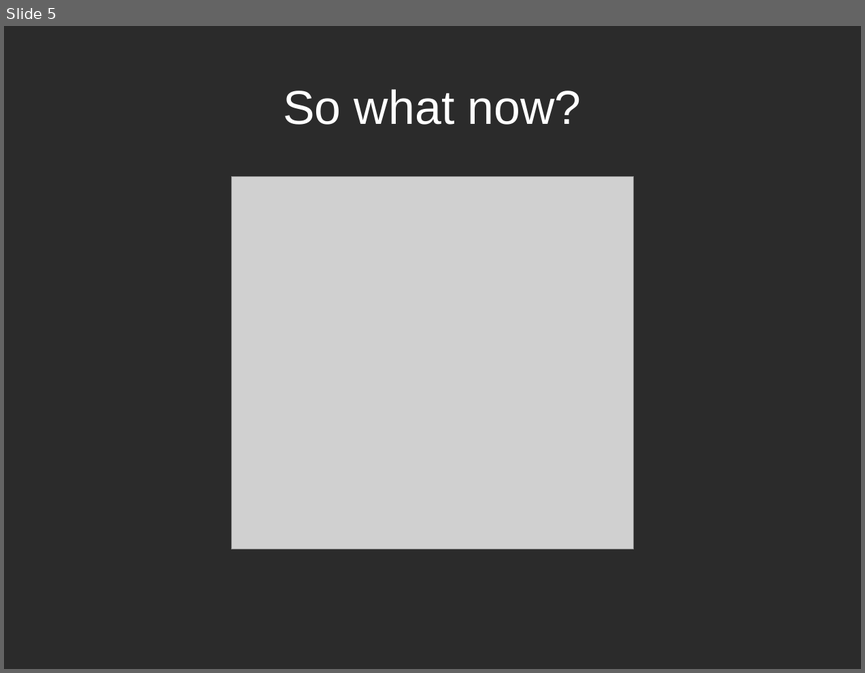
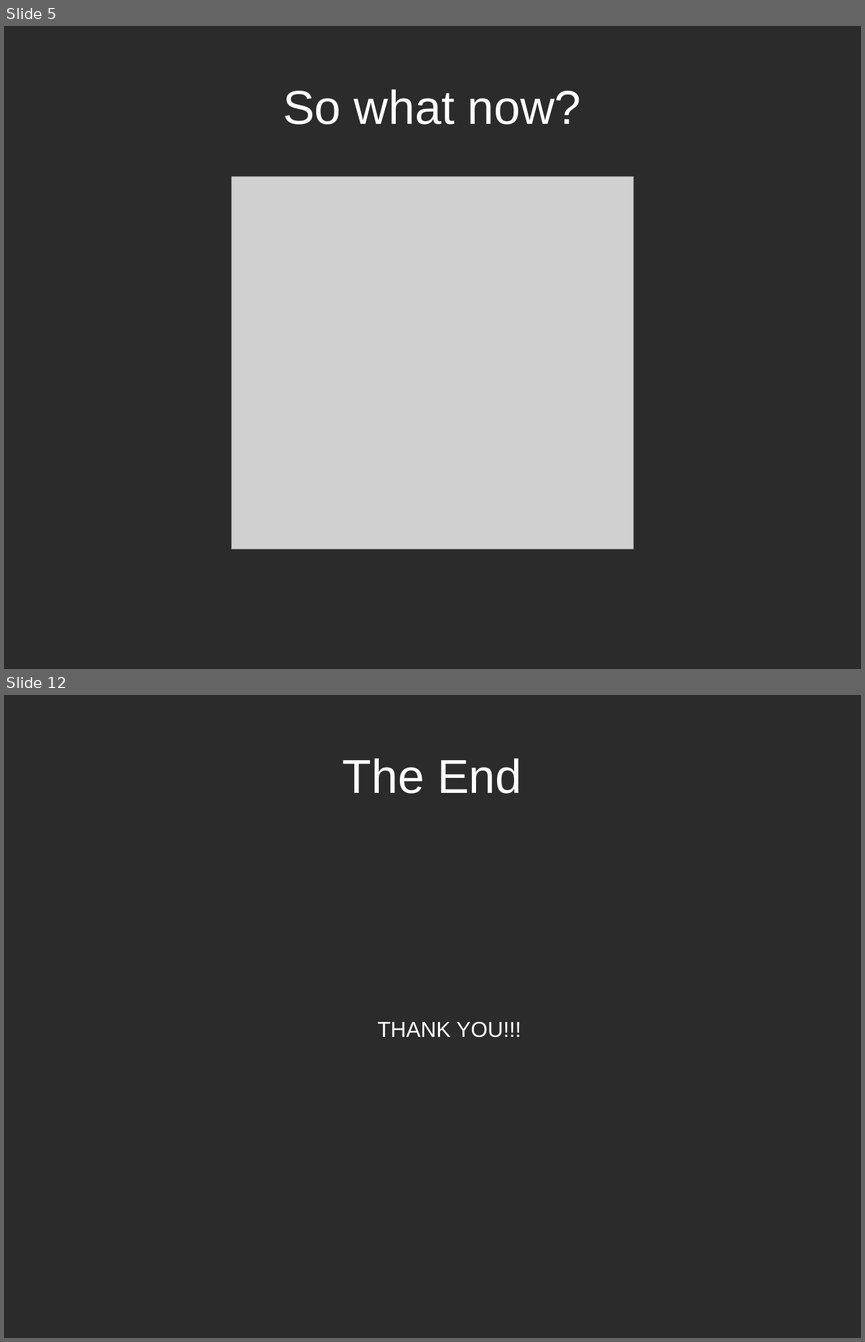
Before and after one commit to gitalry/Yusudd, a slide deck: about startups.odp. Shown one above the other, each under a label of ours: slide 5 before the commit, slides 5 and 12 after it; the slides between them are not shown. The pictures are 865x673 and 865x1342 pixels, drawn with LibreOffice and Linux fonts; fonts in the diff are those of the drawing; grey boxes stand for pictures; background and template pictures are left out; a plain dark background stands for a picture behind light text. Boxes give left, top, right and bottom in pixels: in the first picture for what was removed or moved away, otherwise in the second. Text is boxed around its words. In the diff, an @@ line names an element or a change of style, - is before the commit and + after.

```diff
--- a/about startups.odp
+++ b/about startups.odp
@@ slide 12 added at (4, 695, 861, 1338), background picture (left out) @@
@@ title added at (343, 758, 521, 794), 44 pt, text #FFFFFF @@
+The End
@@ text added at (377, 1022, 521, 1038), 20 pt, text #FFFFFF @@
+                THANK YOU!!!
```
Also in this commit, not shown: 2 slides changed, 5 other slides added, 1 slide removed, 1 other file.
